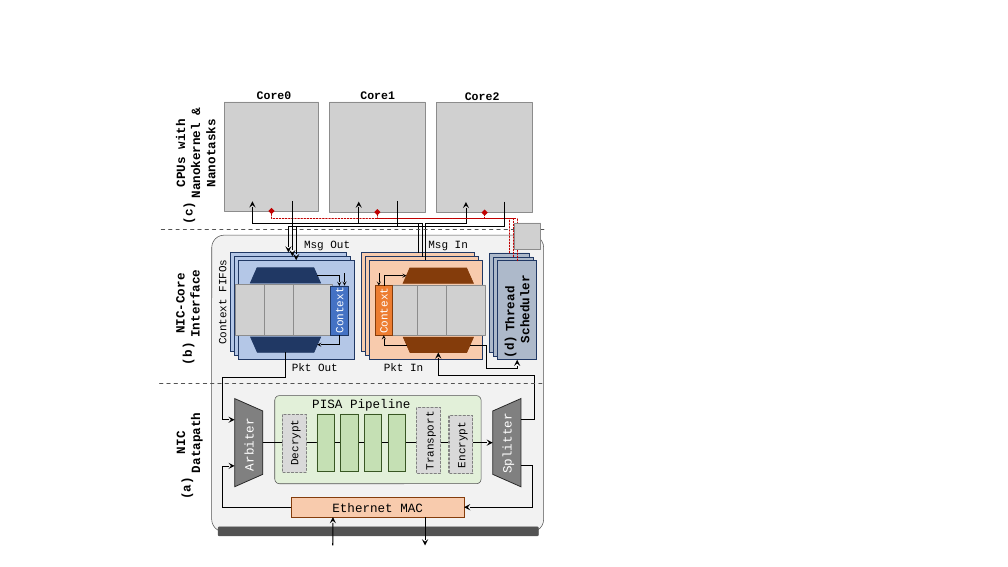
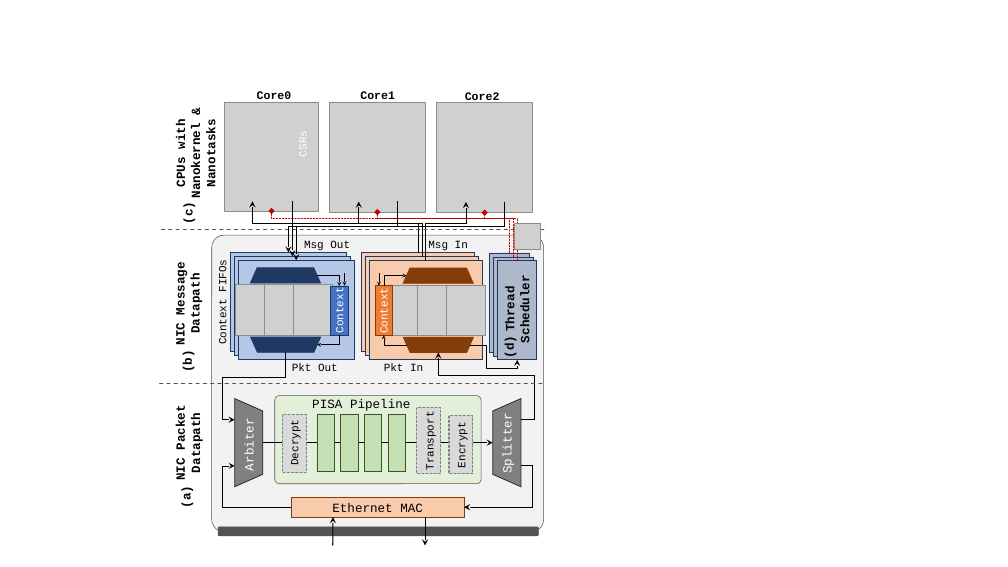
Before and after one commit to sibanez12/SIGCOMM-20-Nanoservices-Architecture, a slide deck: slide 8 of figures/source/figures.pptx. Drawn at 1008x567 pixels with LibreOffice and Linux fonts; fonts in the diff are those of the drawing; grey boxes stand for pictures. Boxes give left, top, right and bottom in pixels: in the first picture for what was removed or moved away, otherwise in the second. Text is boxed around its words. In the diff, an @@ line names an element or a change of style, - is before the commit and + after.

```diff
--- a/figures/source/figures.pptx
+++ b/figures/source/figures.pptx
@@ text added at (x1=298, y1=133, x2=310, y2=156), 10.5 pt, text #FFFFFF @@
+CSRs
@@ text at (x1=174, y1=267, x2=203, y2=345): text changed @@
-NIC-Core
-Interface
+NIC Message
+Datapath
@@ text "(b)" moved from (x1=181, y1=344, x2=195, y2=363) to (x1=181, y1=352, x2=195, y2=370) @@
@@ text "NIC Packet" moved from (x1=175, y1=420, x2=204, y2=471) to (x1=175, y1=409, x2=204, y2=480) @@
@@ text at (x1=175, y1=409, x2=189, y2=480): text changed @@
-NIC
+NIC Packet
@@ text "(a)" moved from (x1=180, y1=479, x2=194, y2=497) to (x1=180, y1=488, x2=194, y2=506) @@
```
Also in this commit, not shown: 1 other slide changed, 2 slides added, 23 other files.
